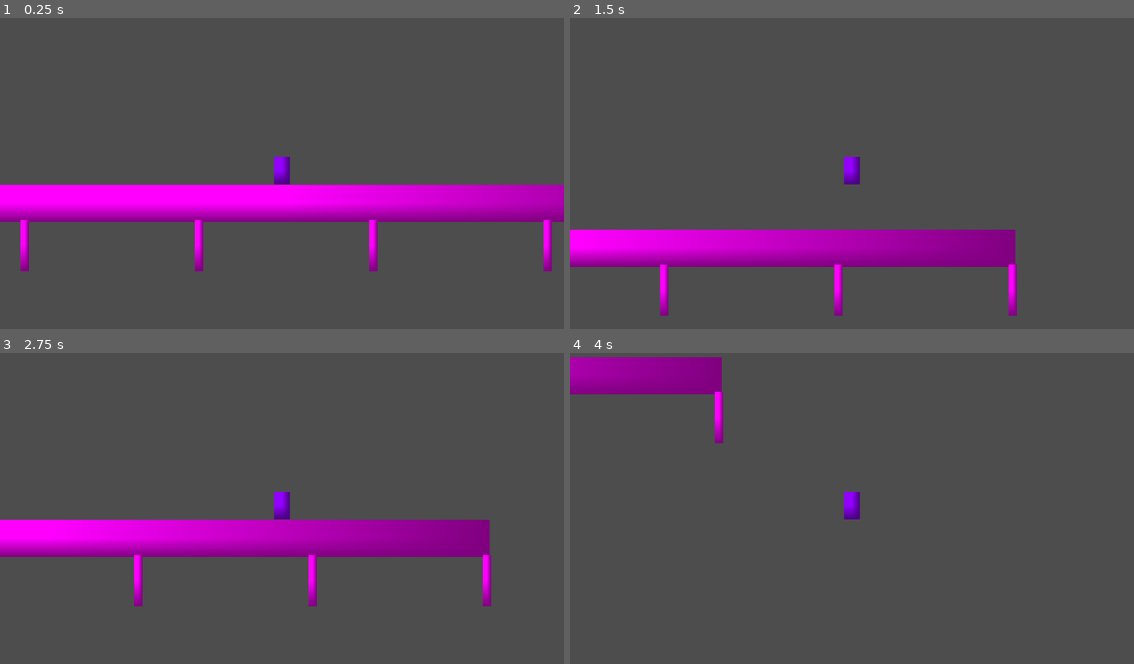
Above: before the commit, frames 1-4 (two rows, left to right).
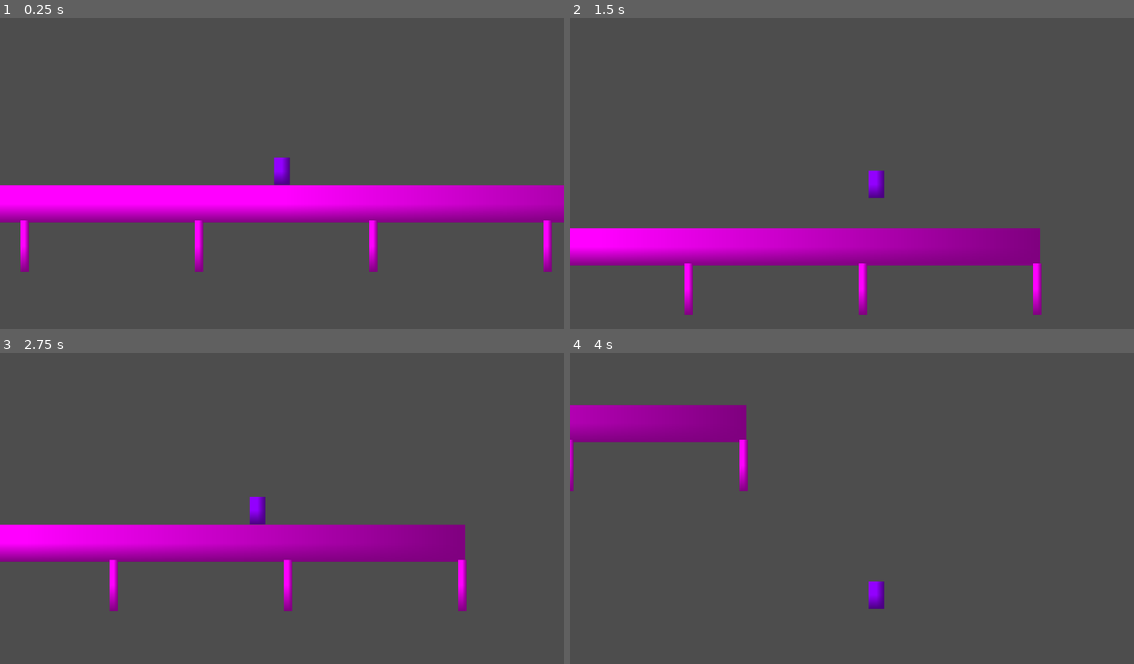
Above: after the commit, the same moments.

Repository: sharwenn-dev/cerulean_eclipse
Game: Godot game, scene res://scenes/test_world.tscn
The game is run twice, just before and just after one commit, with the same random seed, the same clock (stepped at 60 frames per second) and the same inputs. Before the commit the project has no main scene; this scene is started directly in both runs.
Inputs:
- Up to frame 1 (0.25 s): no input
- Up to frame 2 (1.5 s): tap Enter (ui_accept) at 0.5, 0.6, 0.77, 1.07, 1.35 s; hold D (ui_right) from 0.53 s (still down)
- Up to frame 3 (2.75 s): tap Enter (ui_accept) at 1.52, 1.82, 2.1 s; release D (ui_right) at 2.03 s; hold A (ui_left) from 2.03 s (still down)
- Up to frame 4 (4 s): release A (ui_left) at 2.78 s; hold D (ui_right) from 2.78 s (still down); tap Enter (ui_accept) at 2.85, 3.02, 3.32, 3.6, 3.77 s

The runs differ from the first frame. In frame 1, 0.7% of the frame differs, in the area x 0-100%, y 44-82%; in frame 2, 3.4%; in frame 3, 6.0%; in frame 4, 7.8%, in the area x 0-56%, y 1-83%.

Commit message:
10/17/2025 Movement
-Added state machine
-Added jump buffer
-Added variable gravity
-Turned on camera position smoothing
- Lots of code comments

Diff:
--- a/entities/player.gd
+++ b/entities/player.gd
@@ -1,25 +1,73 @@
 extends CharacterBody2D
+
 
 const SPEED = 300.0
 const JUMP_VELOCITY = -400.0
-
+# YOU CAN FORMAT THESE VARIABLES HOWEVER YOU WANT, IDK HOW THE CLEAN WAY TO DO IT IS
+# apparently making your falling gravity more than base makes it feel more snappy. so this is how i did that. also has support if you want to add more for flying or aerial combat.
+@export var base_gravity = 1000.0
+@export var falling_gravity = 4000.0
+var gravity = base_gravity
+# jump buffer stuff
+var jump_buffer = 0.0
+@export var buffer_time = 0.8
 # probably make a state machine at some point around here
+# made the state machine at some point under here V
+enum States {IDLE,JUMPING,FALLING,ON_GROUND,HOVERING}
+var state: States = States.IDLE
 # for now everything other than data and reset is default code for CharacterBody2D
-# arrow keys are already replaced with wasd
+# arrow keys are already replaced with wasd <-- should probably make them custom inputs instead of ui inputs
 @export var data = {
 	"max_health": 100,
 	"health": 100,
 	"hover": 100,
 }
+func set_state(new_state) -> void:
+	# warning here that doesn't matter
+	var previous_state := state
+	state = new_state
+	# probably replace this block of elifs with something else, not good enough at godot to know what.
 
+	# you can remove any of these prints if you want
+	if state == States.IDLE:
+		print("State is idle.")
+	elif state == States.JUMPING:
+		print("Jumping")
+		gravity = base_gravity
+
+	elif state == States.ON_GROUND:
+		gravity = base_gravity
+	elif state == States.FALLING:
+		print("Falling")
+		gravity = falling_gravity
+		#Play idle animation or whatever you wanna do
 func _physics_process(delta: float) -> void:
 	# Add the gravity.
+
 	if not is_on_floor():
-		velocity += get_gravity() * delta
+		velocity.y  += gravity * delta
+
+		# checks if velocity is up or down to enable falling def gonna need some reworks with hovering lol
+		if velocity.y > 0:
+			set_state(States.FALLING)
+
+	#Handle decreasing the jump buffer each frame
 
 	# Handle jump.
-	if Input.is_action_just_pressed("ui_accept") and is_on_floor():
+	# if jump buffer is above zero reduce it each frame
+	if jump_buffer > 0.0:
+		jump_buffer -= 5 * delta
+		print(jump_buffer)
+	# if jump buffer is above zero and player is on the floor then jump
+	if jump_buffer > 0.0 and is_on_floor():
+		set_state(States.JUMPING)
 		velocity.y = JUMP_VELOCITY
+	# set jump buffer on space hit
+	if Input.is_action_just_pressed("ui_accept"):
+		jump_buffer = buffer_time
+
+
+
 
 	# R is reset button for testing
 	if Input.is_action_just_pressed("reset"):
--- a/entities/player.tscn
+++ b/entities/player.tscn
@@ -20,3 +20,6 @@
 
 [node name="Camera2D" type="Camera2D" parent="."]
 zoom = Vector2(2, 2)
+process_callback = 0
+position_smoothing_enabled = true
+position_smoothing_speed = 10.0
--- a/project.godot
+++ b/project.godot
@@ -11,6 +11,7 @@
 [application]
 
 config/name="Cerulean Eclipse"
+run/main_scene="uid://rswxc6a0a8t4"
 config/features=PackedStringArray("4.5", "Forward Plus")
 config/icon="res://icon.svg"
 
--- a/scenes/test_world.tscn
+++ b/scenes/test_world.tscn
@@ -24,6 +24,7 @@
 
 [node name="Player" parent="StaticBody2D" instance=ExtResource("1_kyfjp")]
 position = Vector2(0, -41)
+base_gravity = 1500.0
 
 [node name="Sprite2D" type="Sprite2D" parent="."]
 position = Vector2(-440.75, 43)
